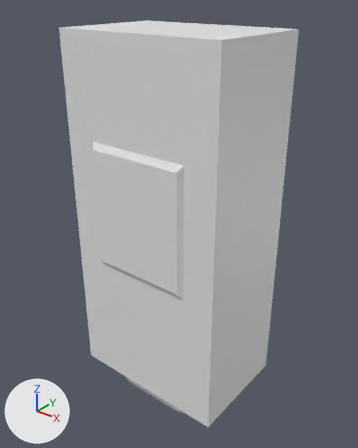
What one commit did to the FBX model Assets/Models/HG_Models/gunsafe.fbx.
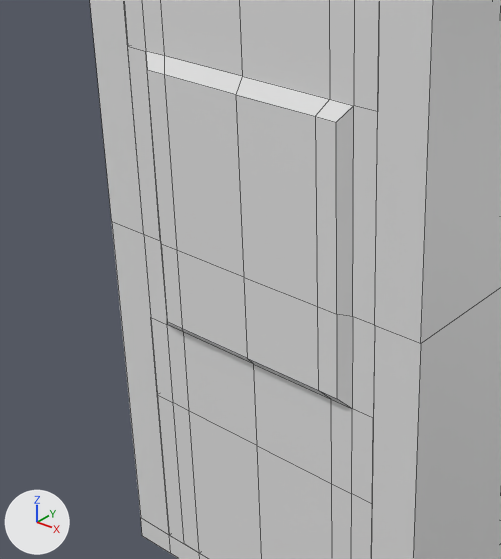
Each version is shown whole from a 50 mm camera at (4.98, -6.18, 6.94) aimed at (0.01, 0.04, 3.08), then close up on the part from 8% to 70% of the width and 27% to 82% of the height. Every picture has the same lights, and +X, +Y and +Z are marked at lower left. The close-ups show mesh edges as thin lines. Where no turn or scale is listed for an object, it has been applied to the vertices. Vertices at the same position are counted once.
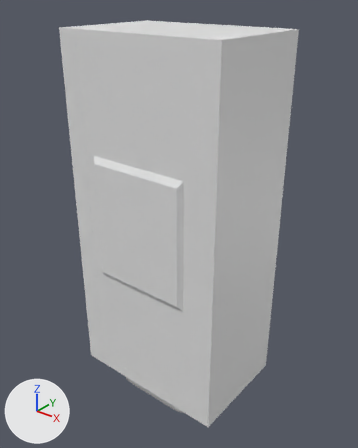
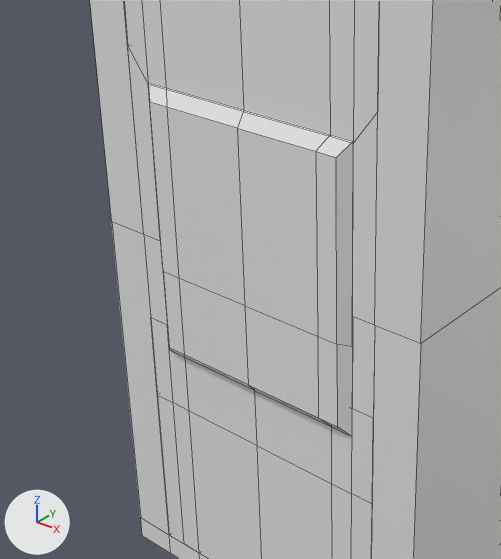
The change, as a list of edits to the scene's bpy script:
```text
Change me_cube_001:
    used by ob_cube_002; location = (0.0, 0.0, 1.002)
    remove me_cube_001.from_pydata(...)  # 96 vertices, 94 faces; spans x -1.12..1.12, y -1.07..-0.71, z -0.79..5.14
    add me_cube_001.from_pydata(...)  # 108 vertices, 94 faces; spans x -1.12..1.12, y -1.07..-0.71, z -0.79..5.14
    me_cube_001 part 1: a new loose piece of 27 vertices spanning x -0.93..0.93, y -1.07..-1.0, z 1.19..3.42
    me_cube_001 part 2
    15 vertices are removed from x -0.85..0.85, y -1.07, z 1.51..3.55
    20 faces are deleted
    5 vertices in x -0.93..0.93, y -1.0, z 3.65 move by (0.0, 0.0, -0.24)
```

What differs and where, as boxes [x1, y1, x2, y2] in the close-ups (501 x 559 px):
part 1 of me_cube_001, added
    after: [148, 83, 353, 436]
part 2 of me_cube_001, cut back
    before: [128, 0, 378, 409]
    after: [128, 0, 378, 318]
